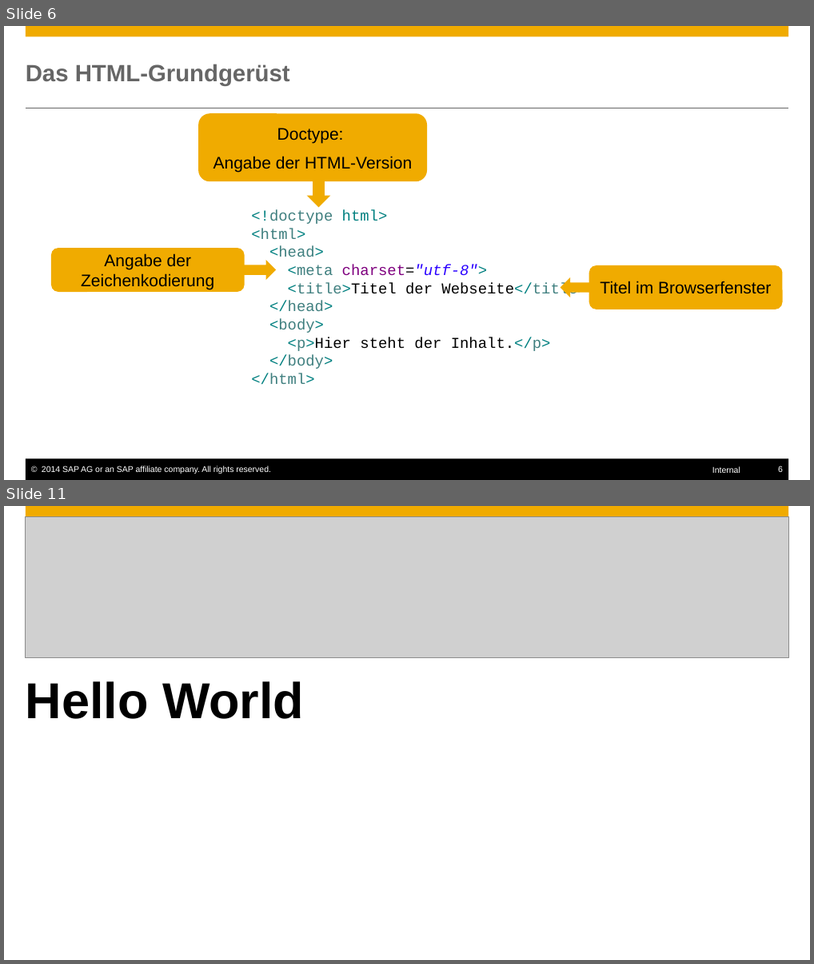
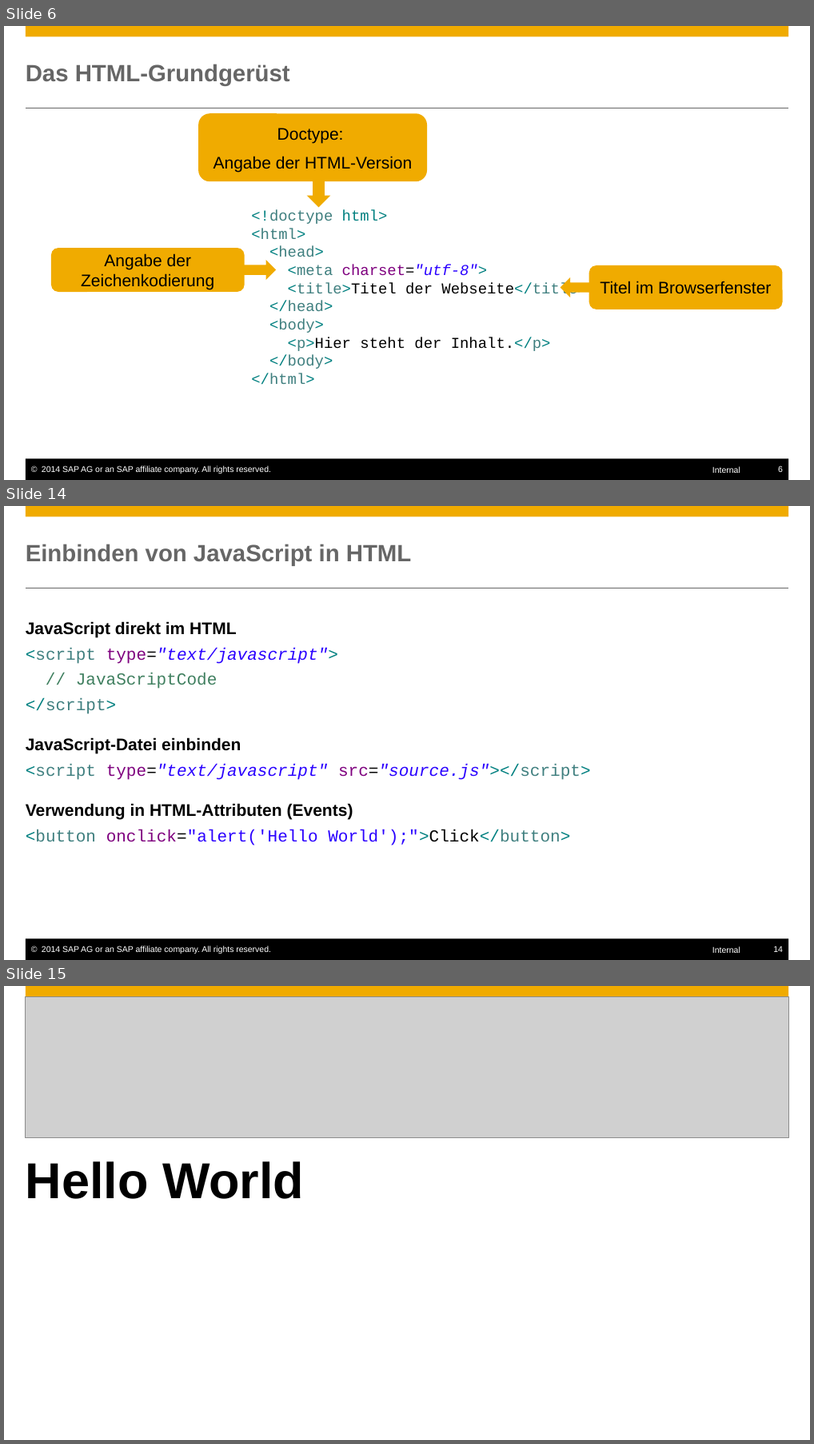
Before and after one commit to ofrendo/JSCrossCourse, a slide deck: JSCrosscourse.pptx. Shown one above the other, each under a label of ours: slides 6 and 11 before the commit, slides 6, 14 and 15 after it; the slides between them are not shown. The pictures are 814x964 and 814x1444 pixels, drawn with LibreOffice and Linux fonts; fonts in the diff are those of the drawing; grey boxes stand for pictures; background and template pictures are left out. Boxes give left, top, right and bottom in pixels: in the first picture for what was removed or moved away, otherwise in the second. Text is boxed around its words. In the diff, an @@ line names an element or a change of style, - is before the commit and + after.

```diff
--- a/JSCrosscourse.pptx
+++ b/JSCrosscourse.pptx
@@ slide 14 added at (x1=4, y1=506, x2=810, y2=960), background #FFFFFF; not listed: 6 template elements that a slide beside it also shows @@
@@ title added at (x1=26, y1=544, x2=411, y2=566), 28 pt, text #666666, bold @@
+Einbinden von JavaScript in HTML
@@ text added at (x1=26, y1=621, x2=591, y2=845), 20 pt, text #000000 @@
+JavaScript direkt im HTML
+  <script type="text/javascript">
+  // JavaScriptCode
+  </script>
+JavaScript-Datei einbinden
+  <script type="text/javascript" src="source.js"></script>
+Verwendung in HTML-Attributen (Events)
+  <button onclick="alert('Hello World');">Click</button>
@@ what was slide 11 is now slide 15 @@
```
Also in this commit, not shown: 7 slides changed, 17 other slides added, 1 other file.
